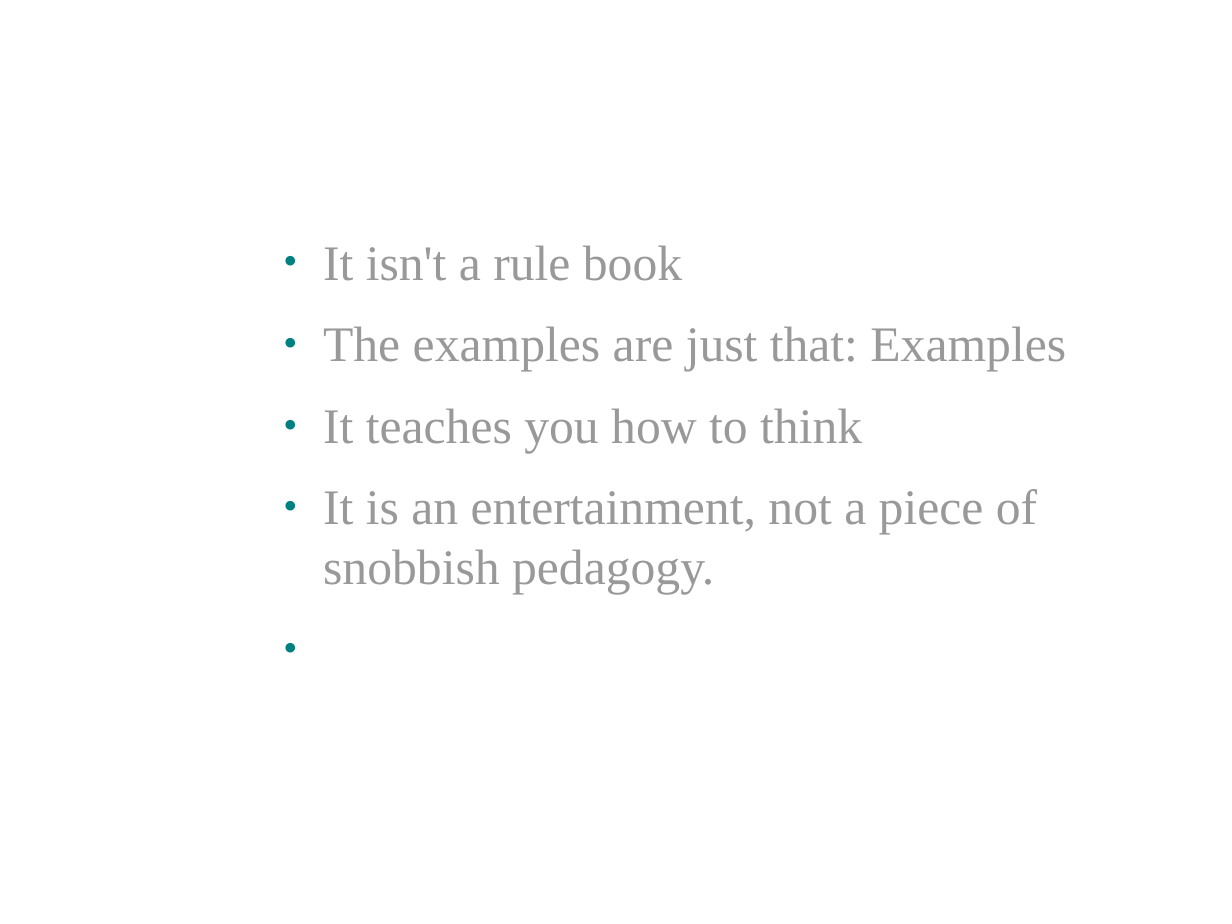
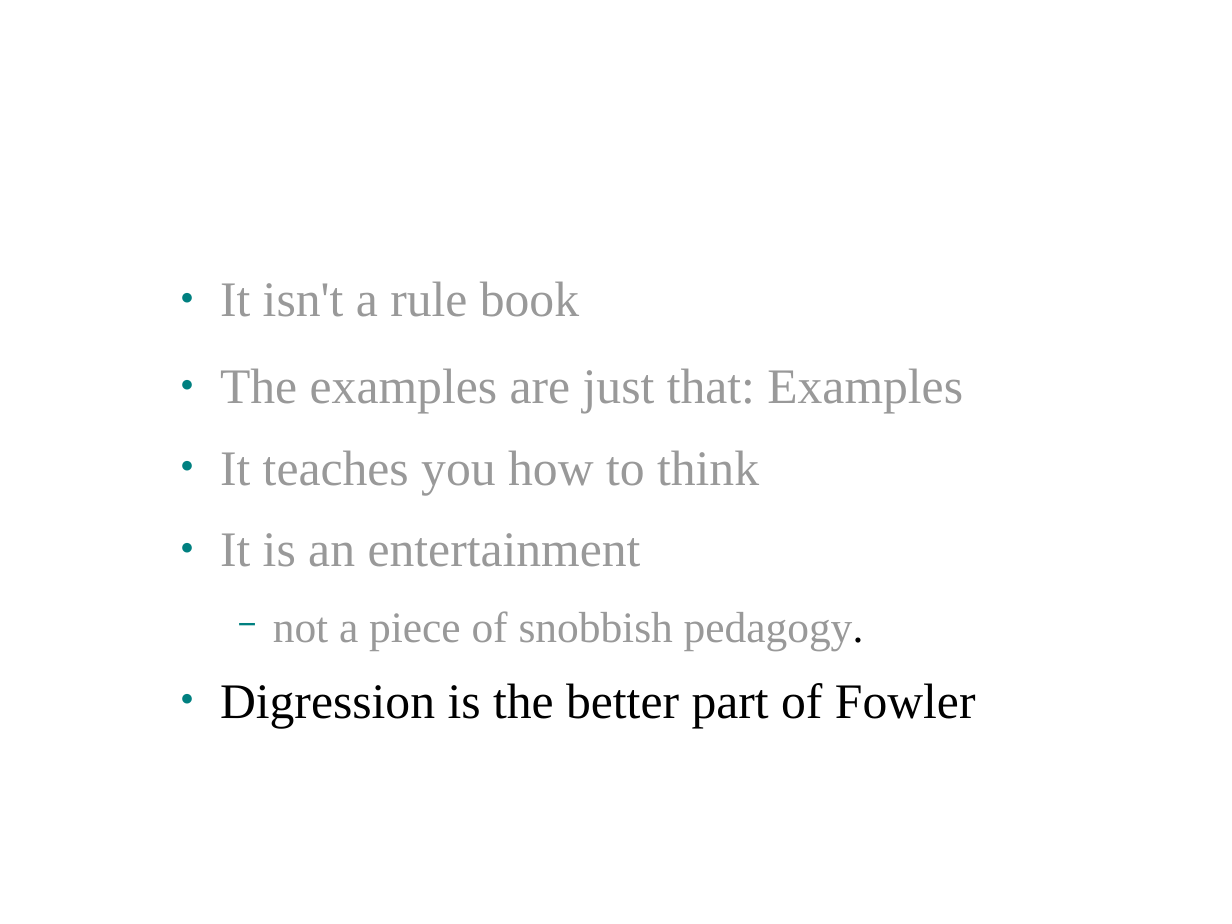
Before and after one commit to softwaresunday/Lexpress, a slide deck: slide 14 of doc/homologies.odp (slide 7 before the commit). Drawn at 1232x924 pixels with LibreOffice and Linux fonts; fonts in the diff are those of the drawing; background and template pictures are left out. Boxes give left, top, right and bottom in pixels: in the first picture for what was removed or moved away, otherwise in the second. Text is boxed around its words. In the diff, an @@ line names an element or a change of style, - is before the commit and + after.

```diff
--- a/doc/homologies.odp
+++ b/doc/homologies.odp
@@ text "It isn't a rule book" moved from (x1=323, y1=245, x2=1066, y2=594) to (x1=220, y1=281, x2=976, y2=728) @@
@@ text at (x1=220, y1=281, x2=976, y2=728): text colour #FFFFFF to #000000 in "Digression is the better part of Fowler"; more space between paragraphs @@
@@ text at (x1=220, y1=533, x2=864, y2=650): text changed; size 32 to 28 pt @@
-● It is an entertainment, not a piece of snobbish pedagogy.
+● It is an entertainment
+  − not a piece of snobbish pedagogy.
```
Also in this commit, not shown: 6 other slides changed, 7 slides added, 1 other file.
